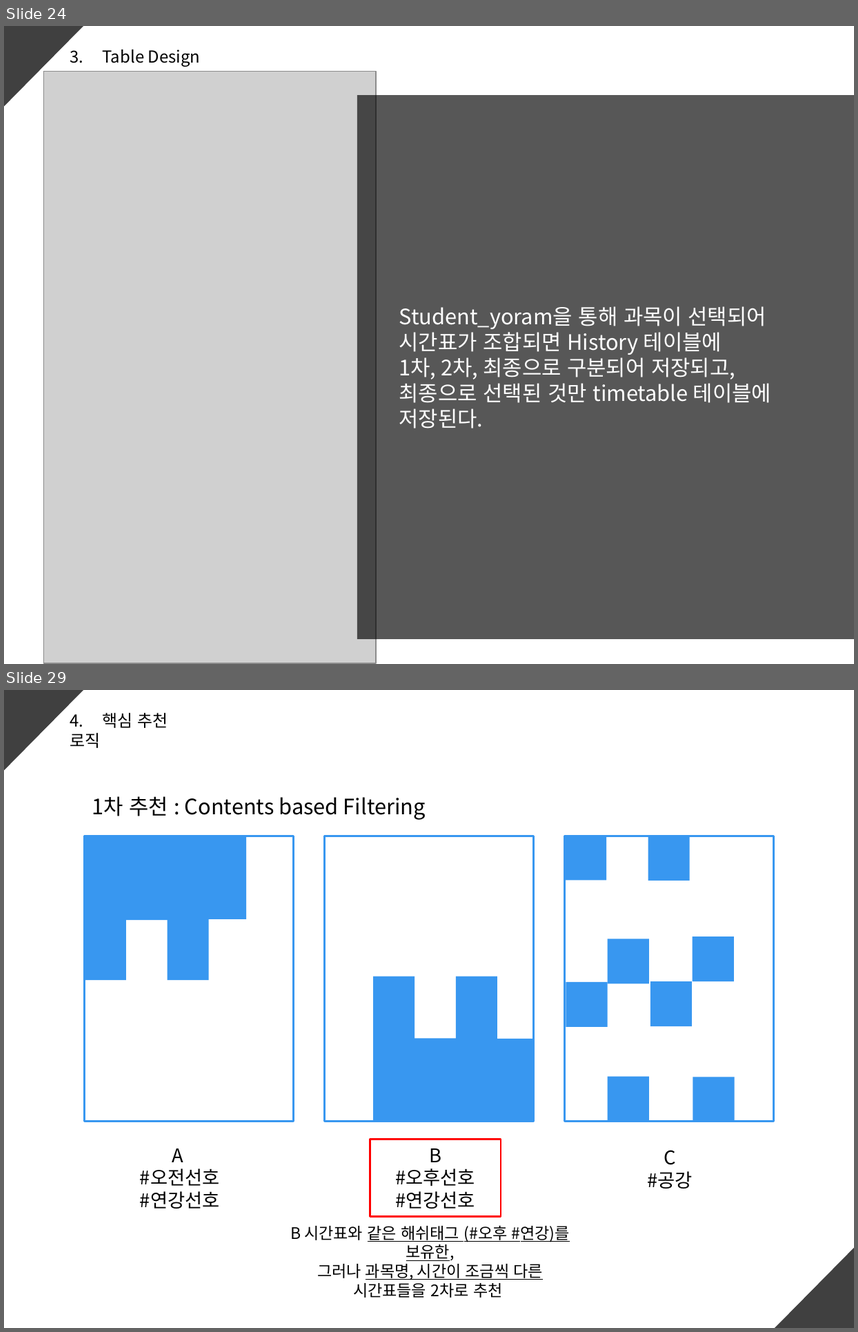
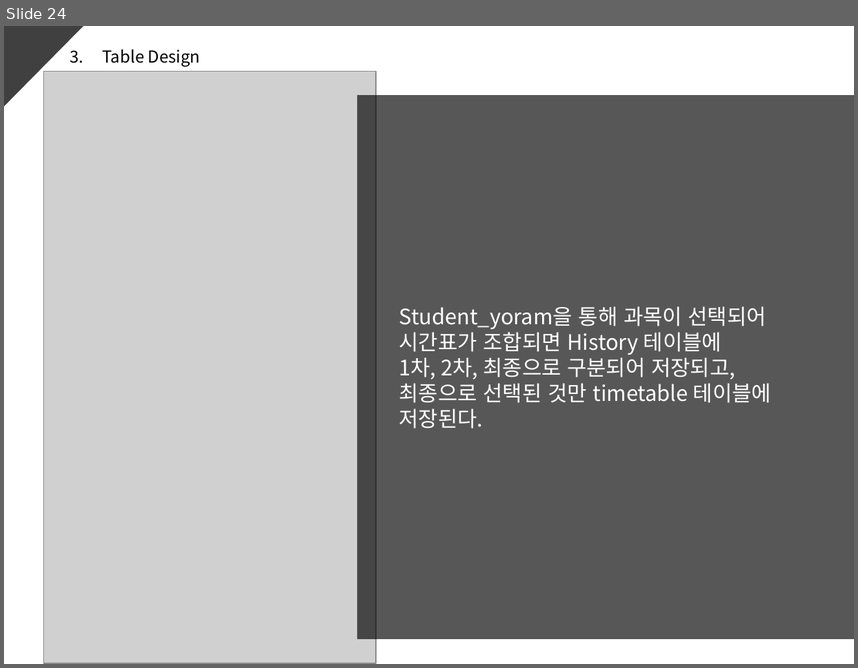
Before and after one commit to ed-jinyoung-park/SoftwareTeam2, a slide deck: 최종산출물/2팀_SAD 2.0.pptx. Shown one above the other, each under a label of ours: slides 24 and 29 before the commit, slide 24 after it; the slides between them are not shown. The pictures are 858x1332 and 858x668 pixels, drawn with LibreOffice and Linux fonts; fonts in the diff are those of the drawing; grey boxes stand for pictures. Boxes give left, top, right and bottom in pixels: in the first picture for what was removed or moved away, otherwise in the second. Text is boxed around its words. In the diff, an @@ line names an element or a change of style, - is before the commit and + after.

```diff
--- a/최종산출물/2팀_SAD 2.0.pptx
+++ b/최종산출물/2팀_SAD 2.0.pptx
@@ slide 29 removed at box(4, 690, 854, 1328), background #FFFFFF @@
@@ right triangle removed at box(4, 691, 83, 770) @@
@@ text removed at box(70, 713, 168, 748) @@
-4. 핵심 추천 로직
@@ text removed at box(92, 796, 426, 820) @@
-1차 추천 : Contents based Filtering
@@ rectangle removed at box(85, 836, 294, 1122) @@
@@ rectangle removed at box(85, 836, 126, 980) @@
@@ rectangle removed at box(126, 837, 168, 920) @@
@@ rectangle removed at box(168, 837, 209, 980) @@
@@ rectangle removed at box(205, 836, 246, 920) @@
@@ rectangle removed at box(324, 836, 534, 1122) @@
@@ rectangle removed at box(565, 836, 774, 1122) @@
@@ rectangle removed at box(565, 836, 606, 880) @@
@@ rectangle removed at box(648, 836, 690, 880) @@
@@ rectangle removed at box(693, 936, 734, 982) @@
@@ rectangle removed at box(608, 939, 649, 984) @@
@@ rectangle removed at box(373, 976, 415, 1120) @@
@@ rectangle removed at box(455, 976, 497, 1122) @@
@@ rectangle removed at box(566, 982, 608, 1027) @@
@@ rectangle removed at box(650, 982, 692, 1027) @@
@@ rectangle removed at box(415, 1038, 456, 1121) @@
@@ rectangle removed at box(493, 1038, 535, 1122) @@
@@ rectangle removed at box(608, 1076, 649, 1121) @@
@@ rectangle removed at box(693, 1077, 734, 1122) @@
@@ rectangle removed at box(370, 1138, 501, 1216) @@
-B
-#오후선호
-#연강선호
@@ text removed at box(140, 1148, 220, 1208) @@
-A
-#오전선호
-#연강선호
@@ text removed at box(647, 1150, 692, 1188) @@
-C
-#공강
@@ text removed at box(290, 1225, 570, 1297) @@
-B 시간표와 같은 해쉬태그 (#오후 #연강)를 보유한,
-그러나 과목명, 시간이 조금씩 다른
-시간표들을 2차로 추천
@@ right triangle removed at box(775, 1248, 853, 1327) @@
```
Also in this commit, not shown: 1 slide changed, 9 slides added, 7 other slides removed.
